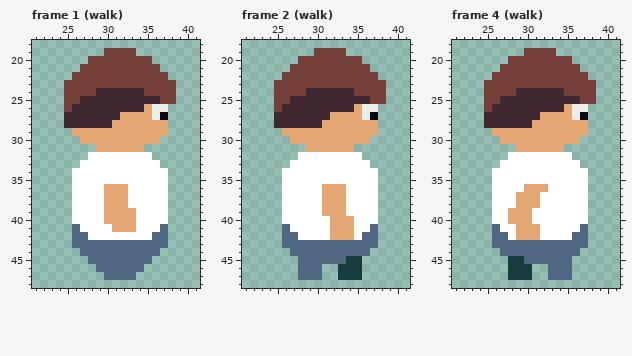
File history of a pixel-art file, scenes/character/character_side.aseprite. Above, as it was before the edit.
64x64 pixels, 10 frames. Shown: frame 1 (walk): x 21..41, y 18..48; frame 2 (walk): x 21..41, y 18..48; frame 4 (walk): x 21..41, y 18..48. The commit also changed other frames, which this record leaves out.
New version:
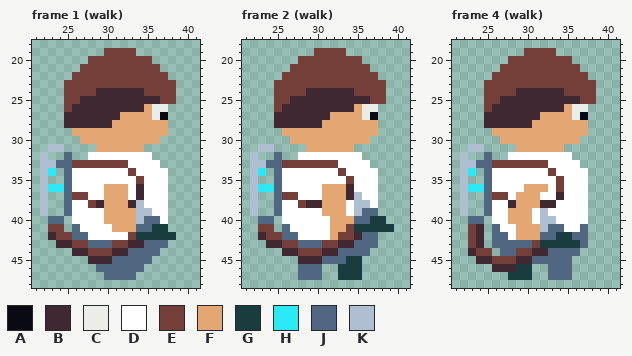
Palette (. is transparent): A #090a14  B #3f2832  C #ebede9  D #ffffff  E #743f39  F #e4a672  G #193d3f  H #2ce8f4  J #4f6781  K #afbfd2
Commit: update character sprite. fix shoot offset
Diff:
layer "bungun" added
Changed rows in their new state; - is an unchanged pixel.
Frame 1 (walk), layer "bungun":
first column x 22:
31 -KK--------------
32 K--J-------------
33 KKJJEEEEEEE------
34 KH-J-------E-----
35 K--J--------E----
36 KHHJ--------B----
37 K--JEE------B----
38 K--J--EB---BK----
39 K--J--------KK---
40 -JJ---------KJJ--
41 -EE---------JJGG-
42 -BEE-------EGGGGG
43 --BBEE---EEBB----
44 ----BBEEEBB------
45 ------BBB--------
Frame 2 (walk), layer "bungun":
first column x 22:
31 -KK---------------
32 K--J--------------
33 KKJJEEEEEEE-------
34 KH-J-------E------
35 K--J--------E-----
36 KHHJ--------B-----
37 K--JEE------BK----
38 K--J--EBB----KK---
39 K--J---------KJJ--
40 -JJ----------JJGG-
41 -EE---------EGGGGG
42 -BEE-------EEB----
43 --BBEE---EEBB-----
44 ----BBEEEBB-------
45 ------BBB---------
Frame 4 (walk), layer "bungun":
first column x 22:
31 -KK------------
32 K--J-----------
33 KKJJEEEEEEE----
34 KH-J-------E---
35 K--J--------E--
36 KHHJ--------E--
37 K--JEE------B--
38 K--J--B---BB---
39 K--J------K----
40 -JJ-------KK---
41 -EB-------KJJ--
42 -EB-------JJGG-
43 -EB------EGGGGG
44 -BEE---EEBB----
45 --BBEEEBB------
46 ----BBB--------
